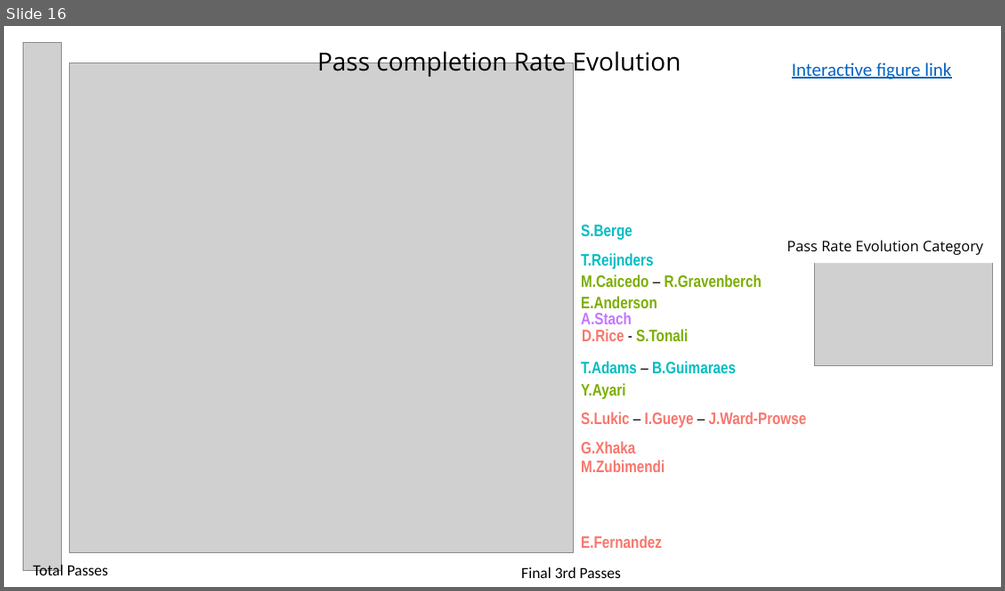
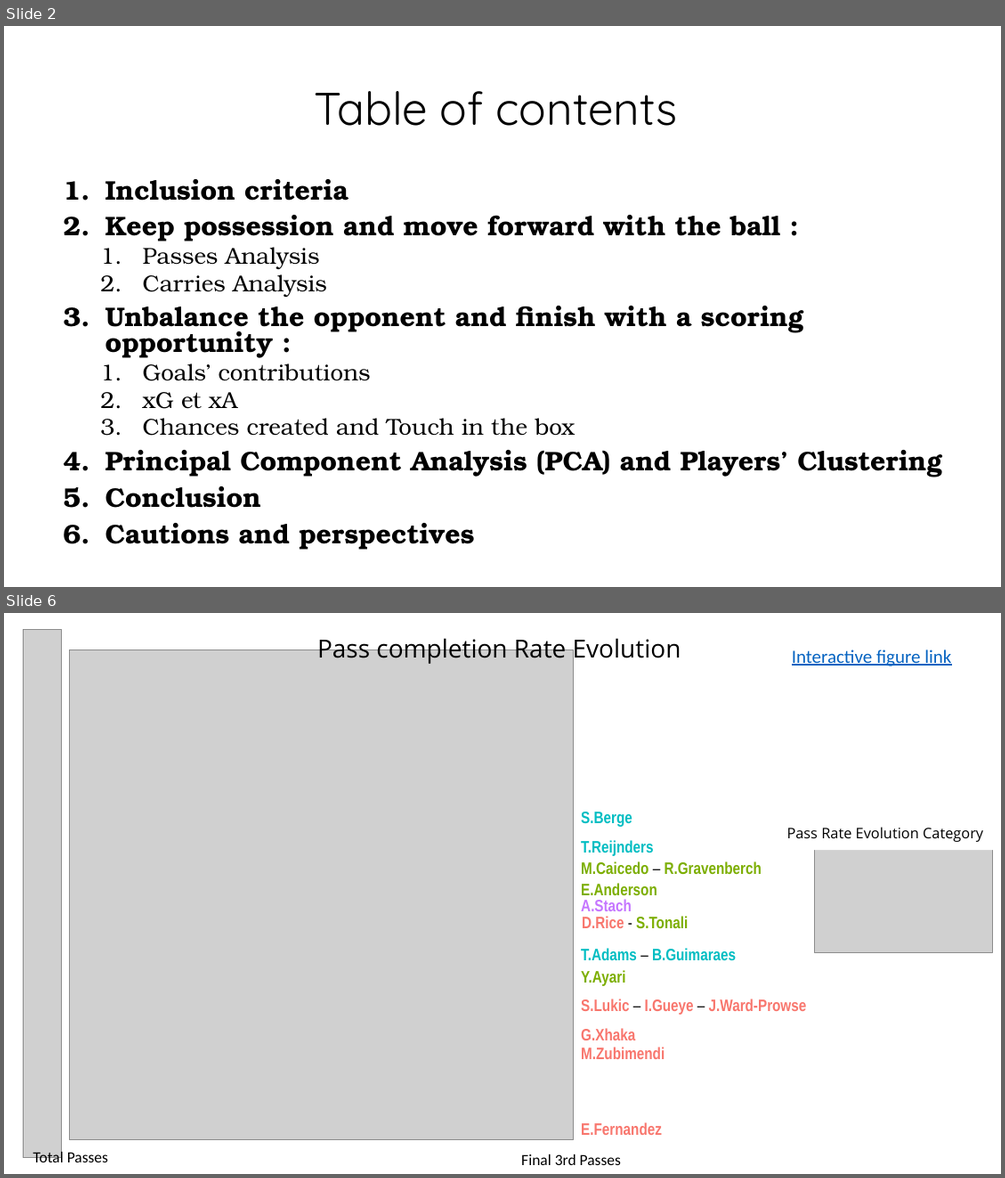
Before and after one commit to YouennMARTIN/Premier-League-Center-Midfielder-Offensive-Activity-Analyses-, a slide deck: Main outcomes.pptx. Shown one above the other, each under a label of ours: slide 16 before the commit, slides 2 and 6 after it; the slides between them are not shown. The pictures are 1005x591 and 1005x1178 pixels, drawn with LibreOffice and Linux fonts; fonts in the diff are those of the drawing; grey boxes stand for pictures. Boxes give left, top, right and bottom in pixels: in the first picture for what was removed or moved away, otherwise in the second. Text is boxed around its words. In the diff, an @@ line names an element or a change of style, - is before the commit and + after.

```diff
--- a/Main outcomes.pptx
+++ b/Main outcomes.pptx
@@ slide 2 added at <box>4,26,1001,587</box>, background #FFFFFF @@
@@ title added at <box>314,91,678,126</box>, 44 pt, text #000000 @@
+Table of contents
@@ text added at <box>105,179,942,549</box>, 25.9 pt, text #000000, bold @@
+1. Inclusion criteria
+2. Keep possession and move forward with the ball :
+  1. Passes Analysis
+  2. Carries Analysis
+3. Unbalance the opponent and finish with a scoring opportunity :
+  1. Goals’ contributions
+  2. xG et xA
+  3. Chances created and Touch in the box
+4. Principal Component Analysis (PCA) and Players’ Clustering
+5. Conclusion
+6. Cautions and perspectives
@@ what was slide 16 is now slide 6 @@
```
Also in this commit, not shown: 7 slides changed, 7 other slides added, 11 slides removed.
